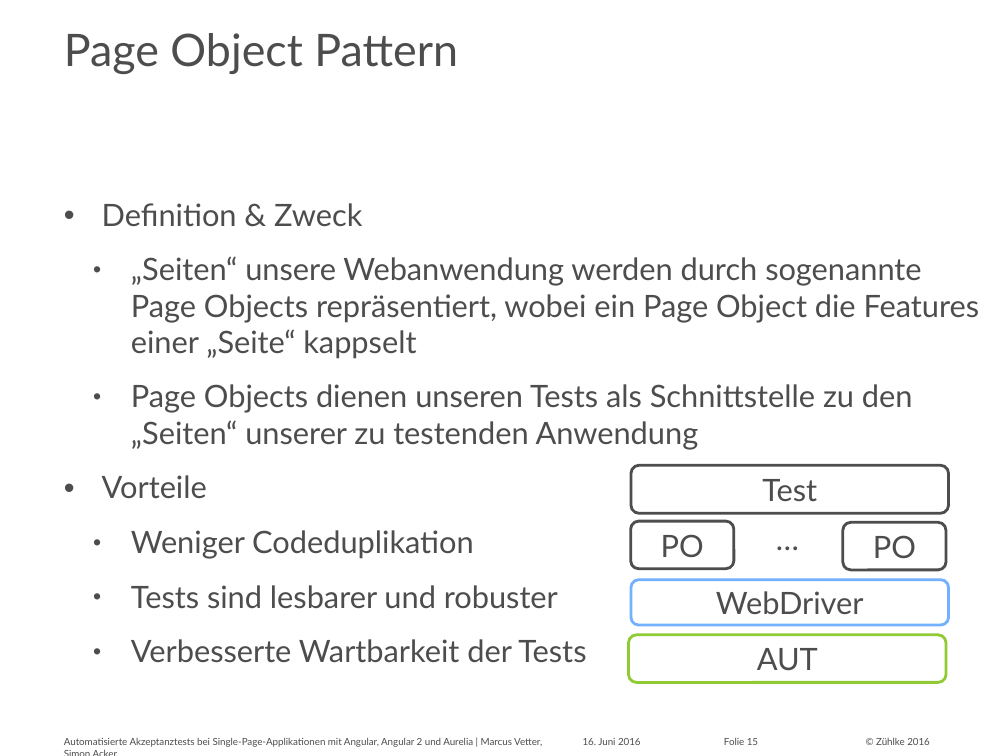
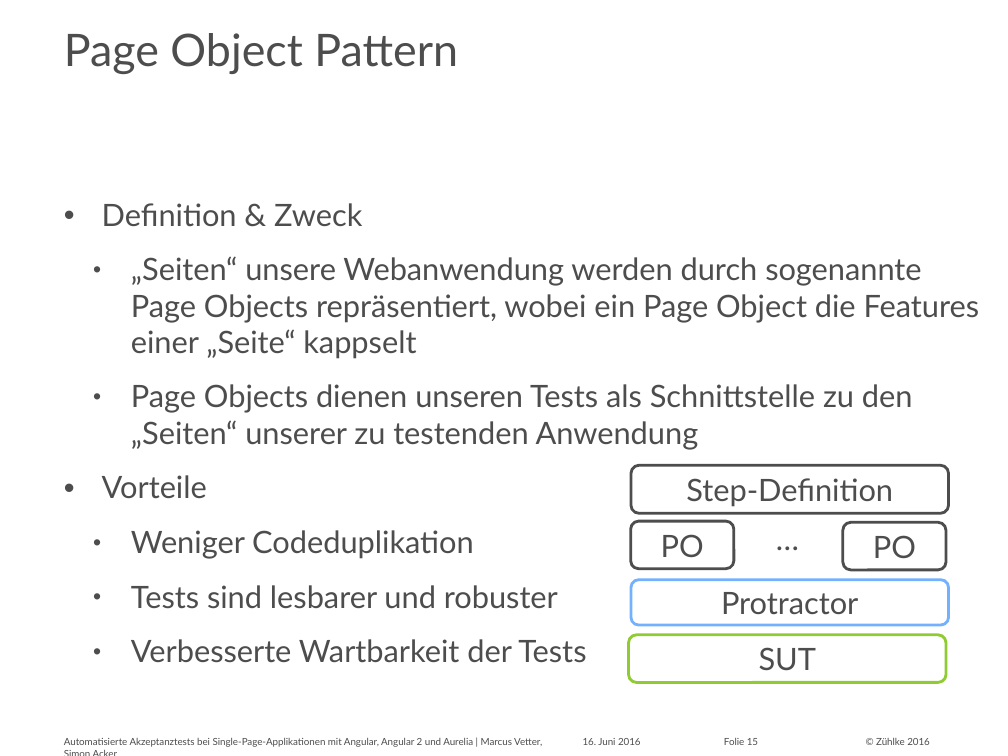
Before and after one commit to marcusvetter/yoda-chat, a slide deck: slide 15 of Vortrag_KE2016_MAVE_SIA.pptx. Drawn at 1008x756 pixels with LibreOffice and Linux fonts; fonts in the diff are those of the drawing. Boxes give left, top, right and bottom in pixels: in the first picture for what was removed or moved away, otherwise in the second. Text is boxed around its words. In the diff, an @@ line names an element or a change of style, - is before the commit and + after.

```diff
--- a/Vortrag_KE2016_MAVE_SIA.pptx
+++ b/Vortrag_KE2016_MAVE_SIA.pptx
@@ text in rounded rectangle at box(686, 478, 893, 507): text changed @@
-Test
+Step-Definition
@@ text in rounded rectangle at box(721, 592, 858, 615): text changed @@
-WebDriver
+Protractor
@@ text in rounded rectangle at box(759, 647, 816, 671): text changed @@
-AUT
+SUT
```
Also in this commit, not shown: 1 other slide changed.
